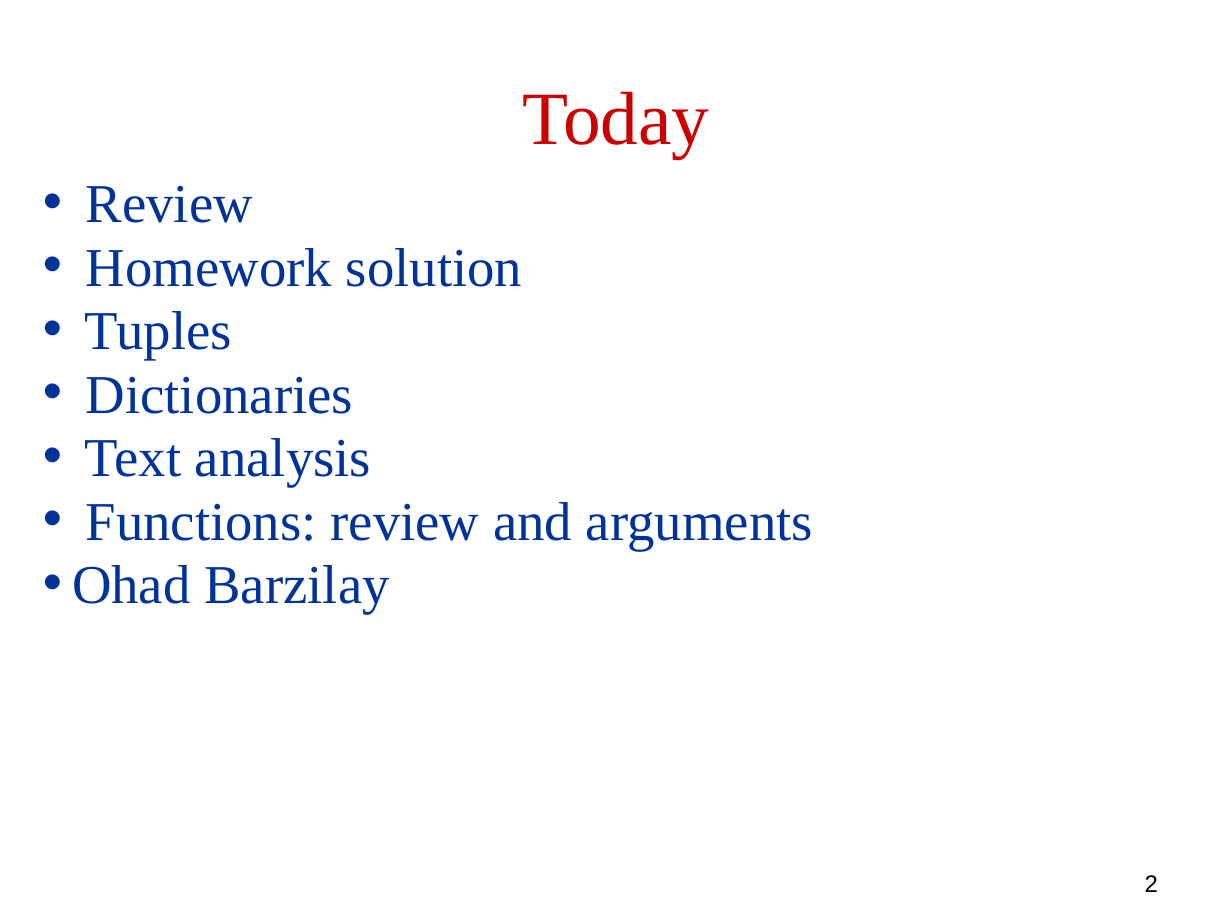
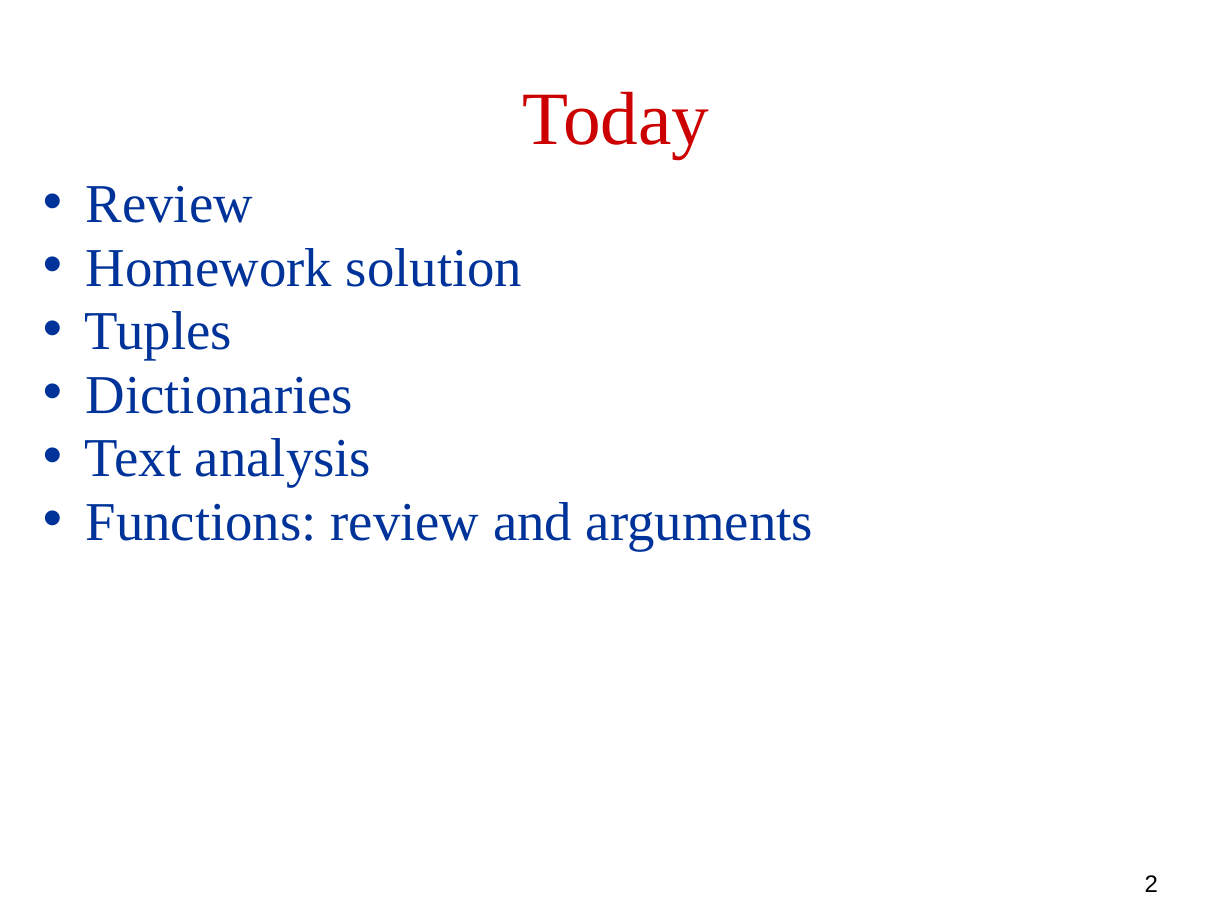
Before and after one commit to robintux/gip, a slide deck: slide 2 of Sessions/4/gip4.pptx. Drawn at 1232x924 pixels with LibreOffice and Linux fonts; fonts in the diff are those of the drawing. Boxes give left, top, right and bottom in pixels: in the first picture for what was removed or moved away, otherwise in the second. Text is boxed around its words. In the diff, an @@ line names an element or a change of style, - is before the commit and + after.

```diff
--- a/Sessions/4/gip4.pptx
+++ b/Sessions/4/gip4.pptx
@@ text at (72,565,389,614): paragraph removed @@
-• Ohad Barzilay
```
Also in this commit, not shown: 1 other slide changed.
